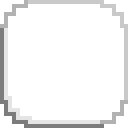
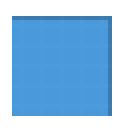
Layered file, before and after one edit (128 × 128). Changes by layer:
added layer "Layer 2" (2%) above "Layer 1" over [12, 16, 112, 116]
painted on "Layer 1" over [0, 0, 128, 128]
